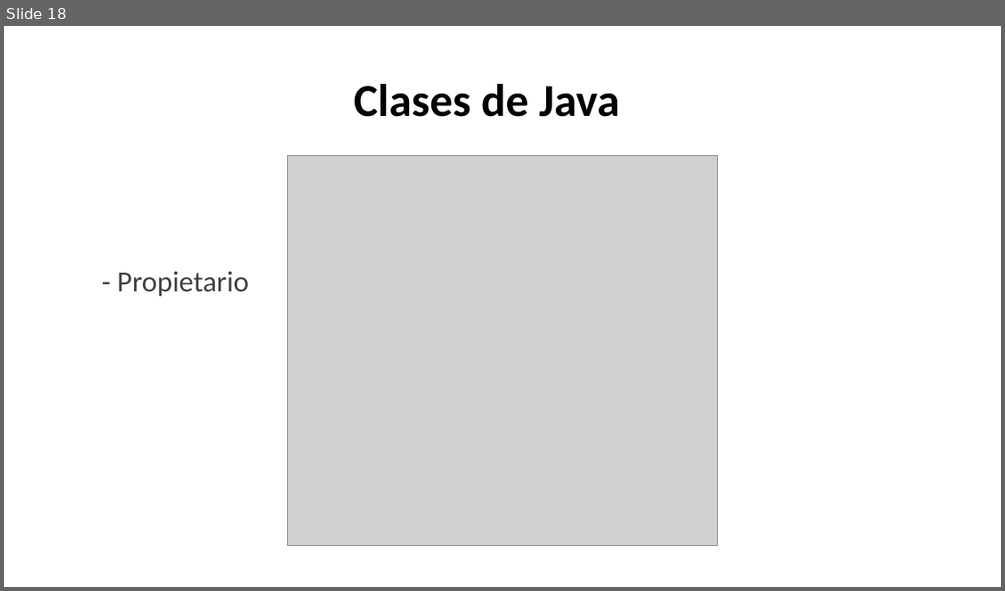
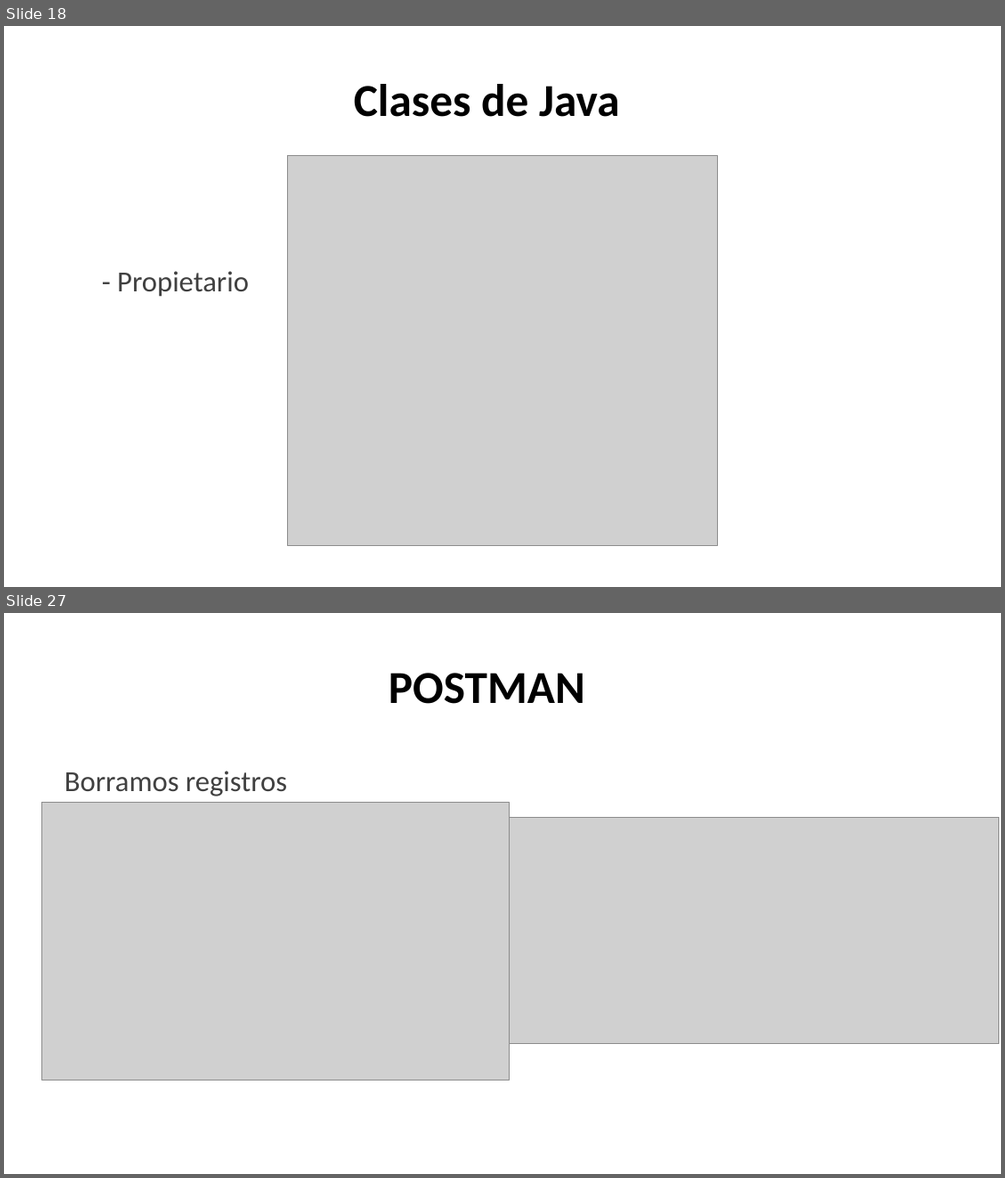
Before and after one commit to Peypa0512/Proyecto_Final, a slide deck: Presentación proyecto.pptx. Shown one above the other, each under a label of ours: slide 18 before the commit, slides 18 and 27 after it; the slides between them are not shown. The pictures are 1005x591 and 1005x1178 pixels, drawn with LibreOffice and Linux fonts; fonts in the diff are those of the drawing; grey boxes stand for pictures. Boxes give left, top, right and bottom in pixels: in the first picture for what was removed or moved away, otherwise in the second. Text is boxed around its words. In the diff, an @@ line names an element or a change of style, - is before the commit and + after.

```diff
--- a/Presentación proyecto.pptx
+++ b/Presentación proyecto.pptx
@@ slide 27 added at [4,613,1001,1174], background #FFFFFF @@
@@ title added at [388,673,585,704], 44 pt, text #000000, bold @@
+POSTMAN
@@ text added at [65,771,287,796], 28 pt, text #404040 @@
+Borramos registros
@@ picture added at [42,802,510,1078] @@
@@ picture added at [510,817,999,1044] @@
```
Also in this commit, not shown: 2 slides changed, 9 other slides added, 11 other files.
